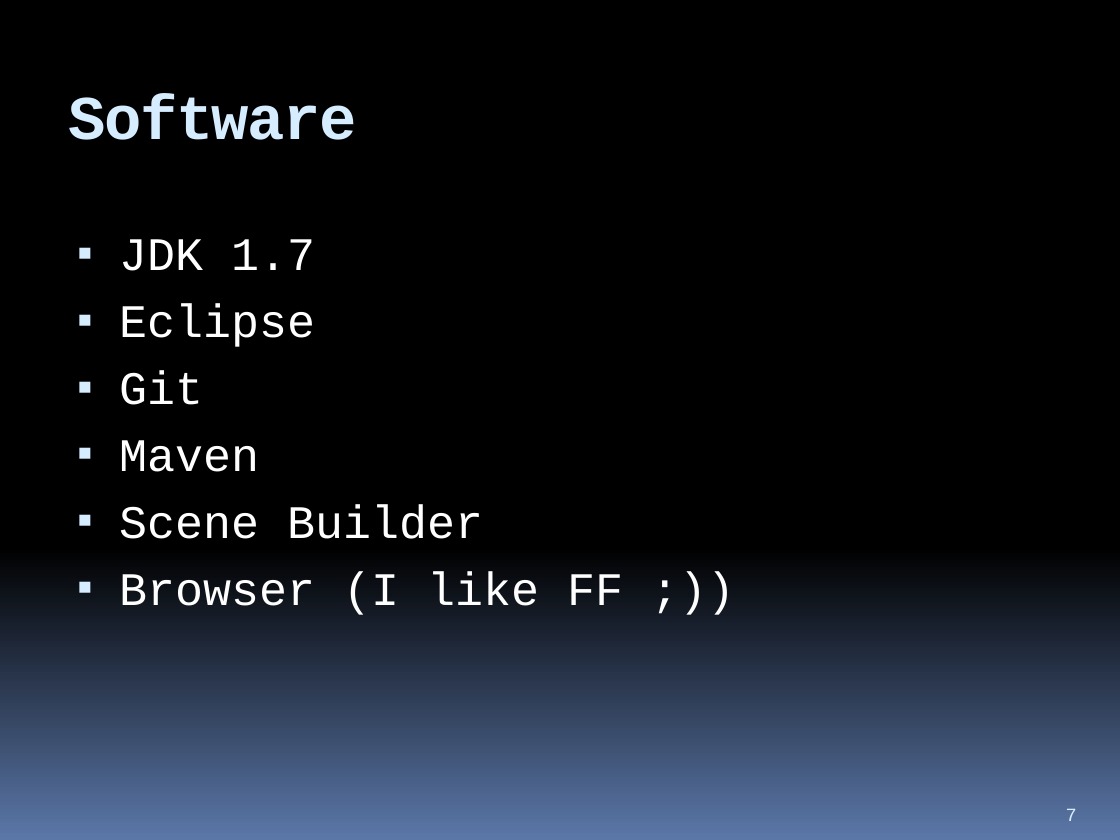
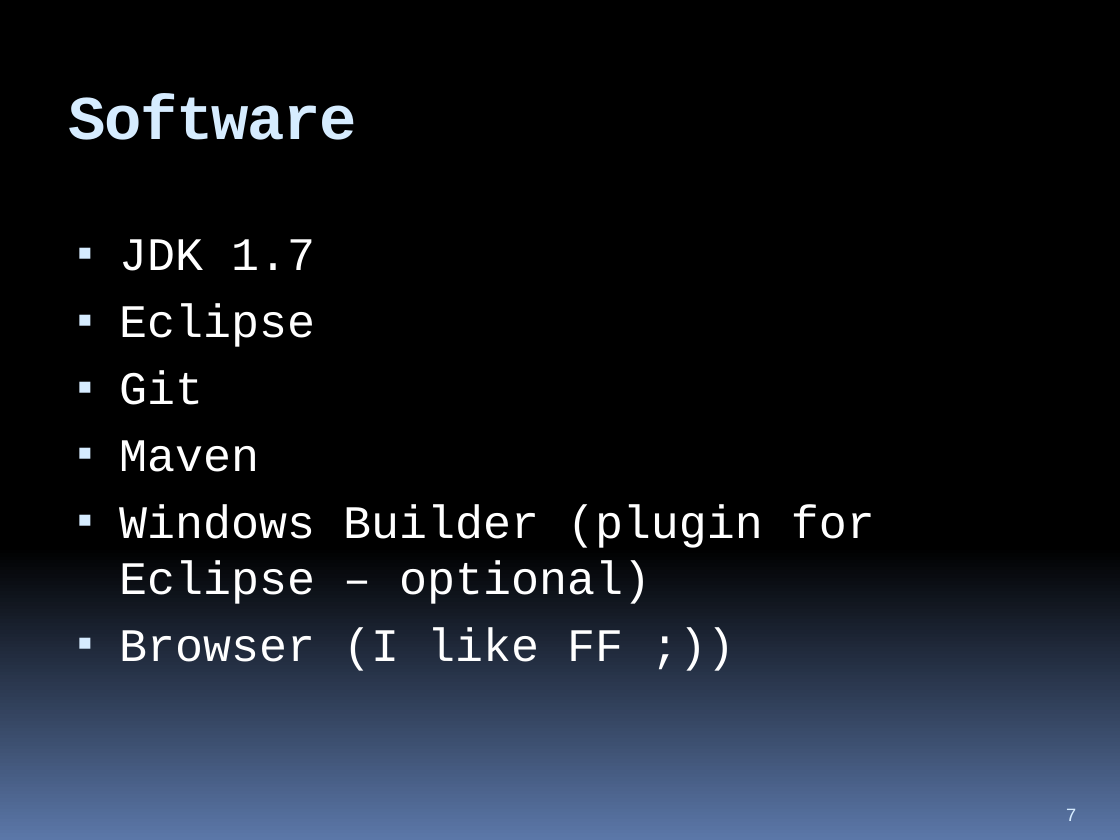
Before and after one commit to hchan/comp2613, a slide deck: slide 7 of coursePresentation.pptx. Drawn at 1120x840 pixels with LibreOffice and Linux fonts; fonts in the diff are those of the drawing. Boxes give left, top, right and bottom in pixels: in the first picture for what was removed or moved away, otherwise in the second. Text is boxed around its words. In the diff, an @@ line names an element or a change of style, - is before the commit and + after.

```diff
--- a/coursePresentation.pptx
+++ b/coursePresentation.pptx
@@ text at (x1=119, y1=504, x2=875, y2=604): text changed @@
-▪ Scene Builder
+▪ Windows Builder (plugin for Eclipse – optional)
```
Also in this commit, not shown: 2 other slides changed, 1 slide added, 1 slide removed, 3 other files.
